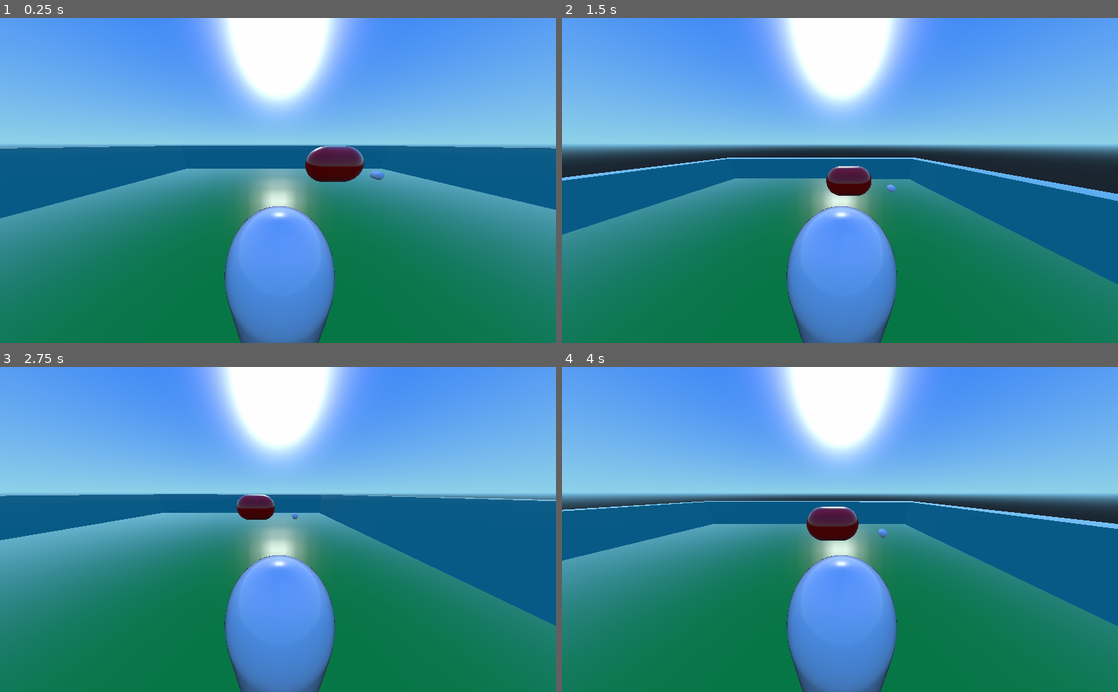
Above: before the commit, frames 1-4 (two rows, left to right).
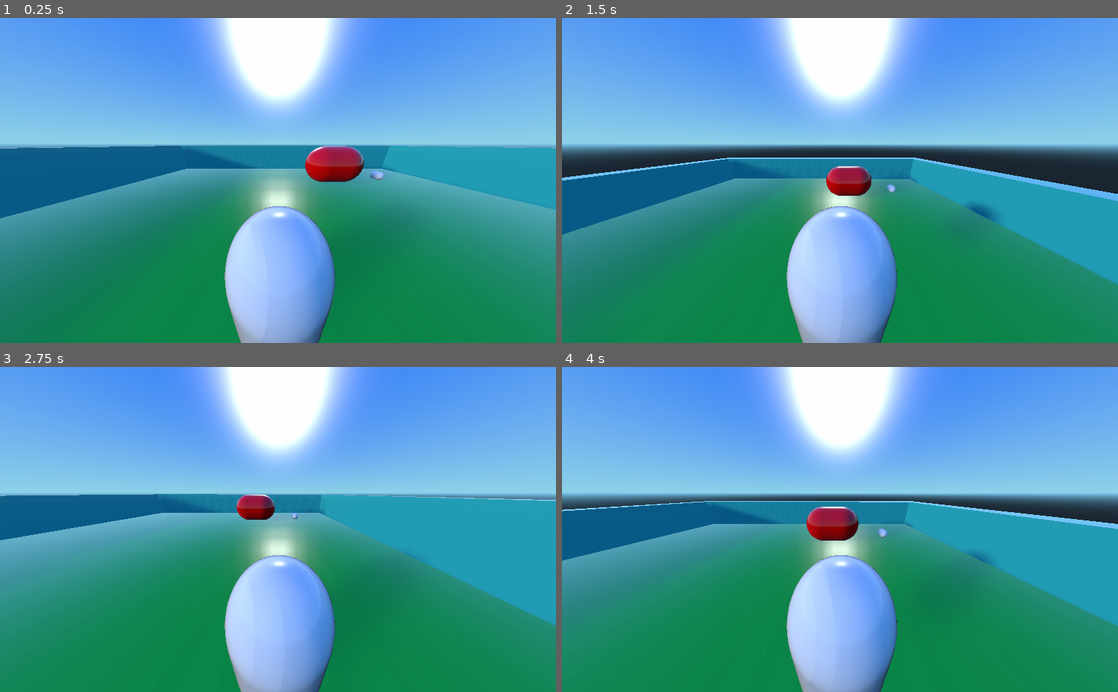
Above: after the commit, the same moments.

Repository: gorRgolem/wildjam_10-2018
Game: Godot game, scene res://Main.tscn
Same seed, same stepped clock (60 frames per second), same inputs: the game is played once before the commit and once after it.
Inputs:
- Up to frame 1 (0.25 s): no input
- Up to frame 2 (1.5 s): tap Enter at 0.5 s; hold Right (ui_right) 0.53-1.28 s; tap Space at 0.77 s; hold Down (ui_down) from 1.28 s (still down)
- Up to frame 3 (2.75 s): tap Space at 1.52 s; release Down (ui_down) at 2.03 s; hold Right (ui_right) from 2.03 s (still down)
- Up to frame 4 (4 s): release Right (ui_right) at 2.78 s; hold Up (ui_up) 2.78-3.53 s; tap Space at 3.02, 3.77 s; hold Left (ui_left) from 3.53 s (still down)

The runs differ from the first frame. In frame 1, 12% of the frame differs, in the area x 32-100%, y 39-100%; in frame 2, 13%; in frame 3, 16%, in the area x 28-100%, y 39-100%; in frame 4, 14%.

Commit message:
Add a light

Diff:
--- a/Main.tscn
+++ b/Main.tscn
@@ -215,6 +215,34 @@
 disabled = false
 _sections_unfolded = [ "Transform" ]
 
+[node name="DirectionalLight" type="DirectionalLight" parent="." index="12"]
+
+transform = Transform( -0.900915, -0.0142259, -0.433763, -0.144745, 0.952087, 0.269406, 0.409148, 0.305497, -0.859808, 0, 8.14466, 0 )
+layers = 1
+light_color = Color( 1, 1, 1, 1 )
+light_energy = 0.5
+light_indirect_energy = 1.0
+light_negative = false
+light_specular = 0.5
+light_bake_mode = 1
+light_cull_mask = -1
+shadow_enabled = true
+shadow_color = Color( 0, 0, 0, 1 )
+shadow_bias = 0.1
+shadow_contact = 0.0
+shadow_reverse_cull_face = false
+editor_only = false
+directional_shadow_mode = 2
+directional_shadow_split_1 = 0.1
+directional_shadow_split_2 = 0.2
+directional_shadow_split_3 = 0.5
+directional_shadow_blend_splits = false
+directional_shadow_normal_bias = 0.8
+directional_shadow_bias_split_scale = 0.25
+directional_shadow_depth_range = 0
+directional_shadow_max_distance = 200.0
+_sections_unfolded = [ "Light", "Shadow" ]
+
 [connection signal="body_entered" from="Egg" to="Egg" method="_on_Egg_body_entered"]
 
 [connection signal="body_entered" from="Area" to="." method="_on_Area_body_entered"]
